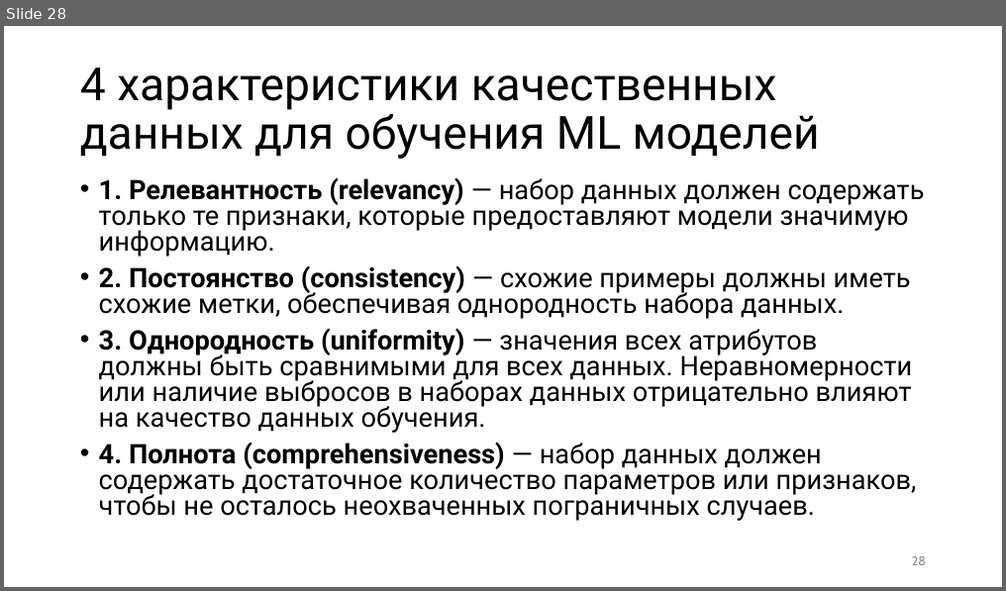
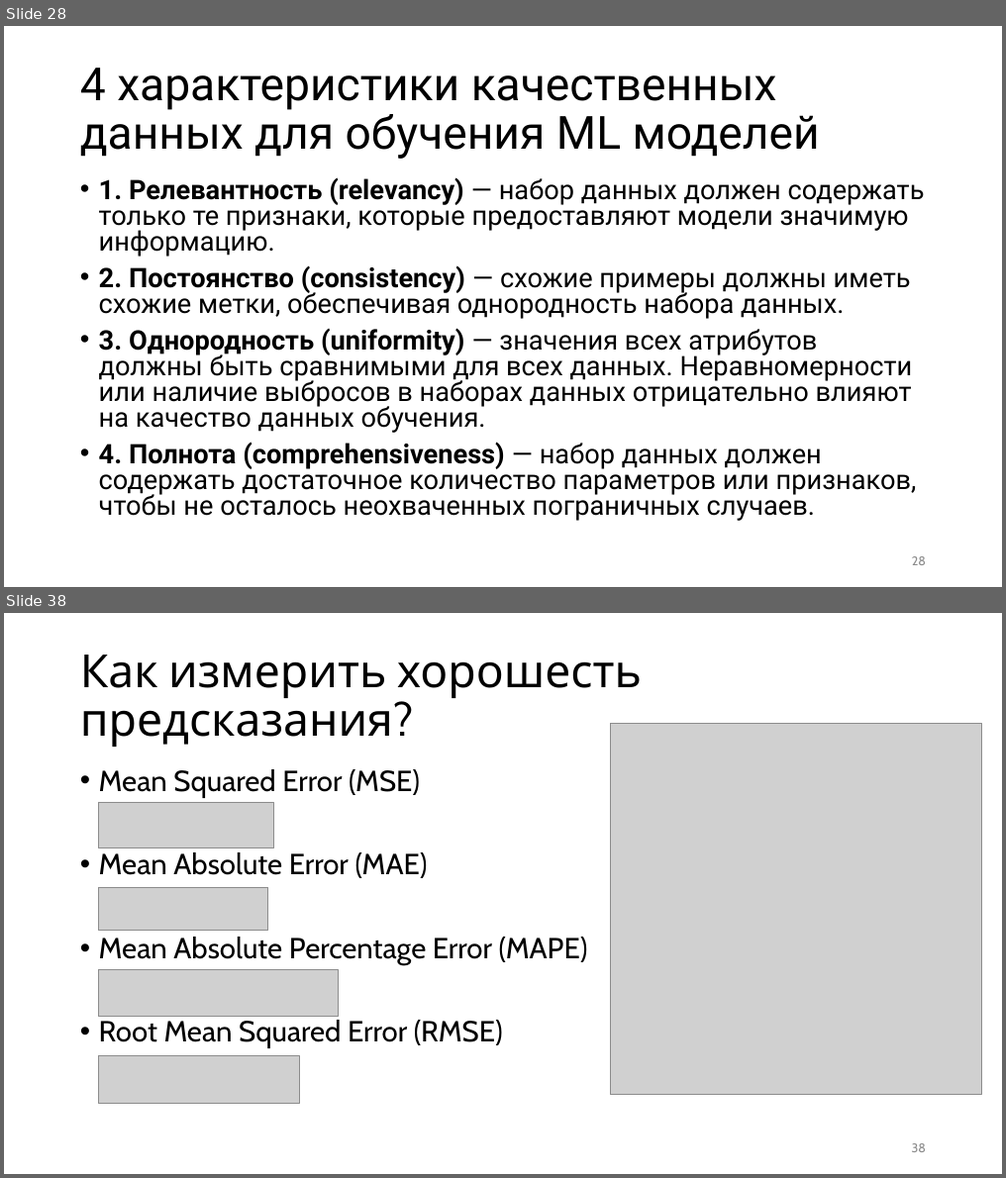
Before and after one commit to kurmakaevAlsu/ML_kurs2022, a slide deck: Машинное обучение.pptx. Shown one above the other, each under a label of ours: slide 28 before the commit, slides 28 and 38 after it; the slides between them are not shown. The pictures are 1006x591 and 1006x1178 pixels, drawn with LibreOffice and Linux fonts; fonts in the diff are those of the drawing; grey boxes stand for pictures. Boxes give left, top, right and bottom in pixels: in the first picture for what was removed or moved away, otherwise in the second. Text is boxed around its words. In the diff, an @@ line names an element or a change of style, - is before the commit and + after.

```diff
--- a/Машинное обучение.pptx
+++ b/Машинное обучение.pptx
@@ slide 38 added at bbox=[4, 613, 1002, 1174], background #FFFFFF @@
@@ title added at bbox=[80, 655, 642, 747], 44 pt, text #000000 @@
+Как измерить хорошесть предсказания?
@@ picture added at bbox=[611, 724, 982, 1095] @@
@@ text added at bbox=[99, 769, 588, 1049], 28 pt, text #000000 @@
+• Mean Squared Error (MSE)
+• Mean Absolute Error (MAE)
+• Mean Absolute Percentage Error (MAPE)
+• Root Mean Squared Error (RMSE)
@@ picture added at bbox=[98, 802, 273, 848] @@
@@ picture added at bbox=[98, 888, 268, 931] @@
@@ picture added at bbox=[98, 970, 338, 1017] @@
@@ picture added at bbox=[98, 1057, 300, 1104] @@
@@ page number added at bbox=[912, 1144, 927, 1153], 12 pt, text #8C8C8C @@
+38
```
Also in this commit, not shown: 14 other slides added.
